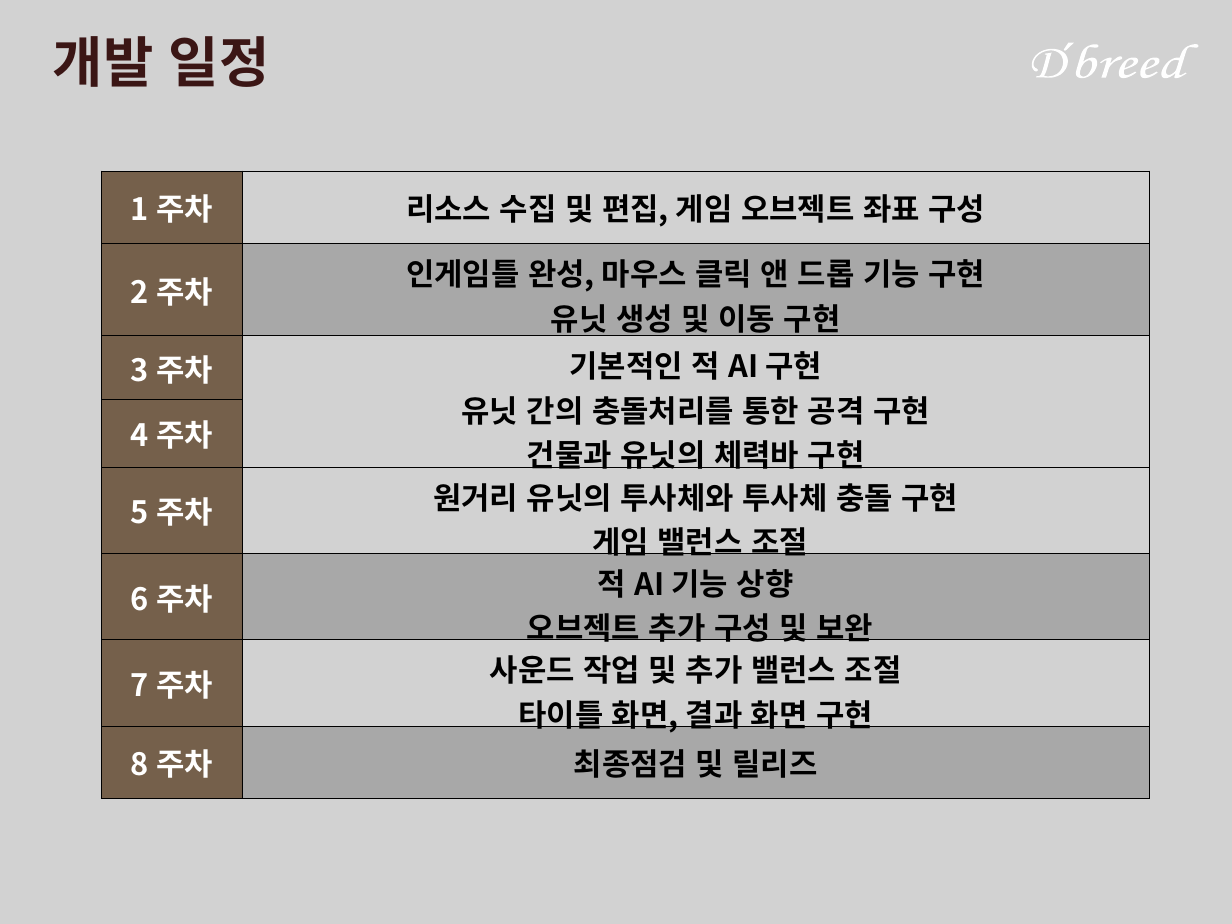
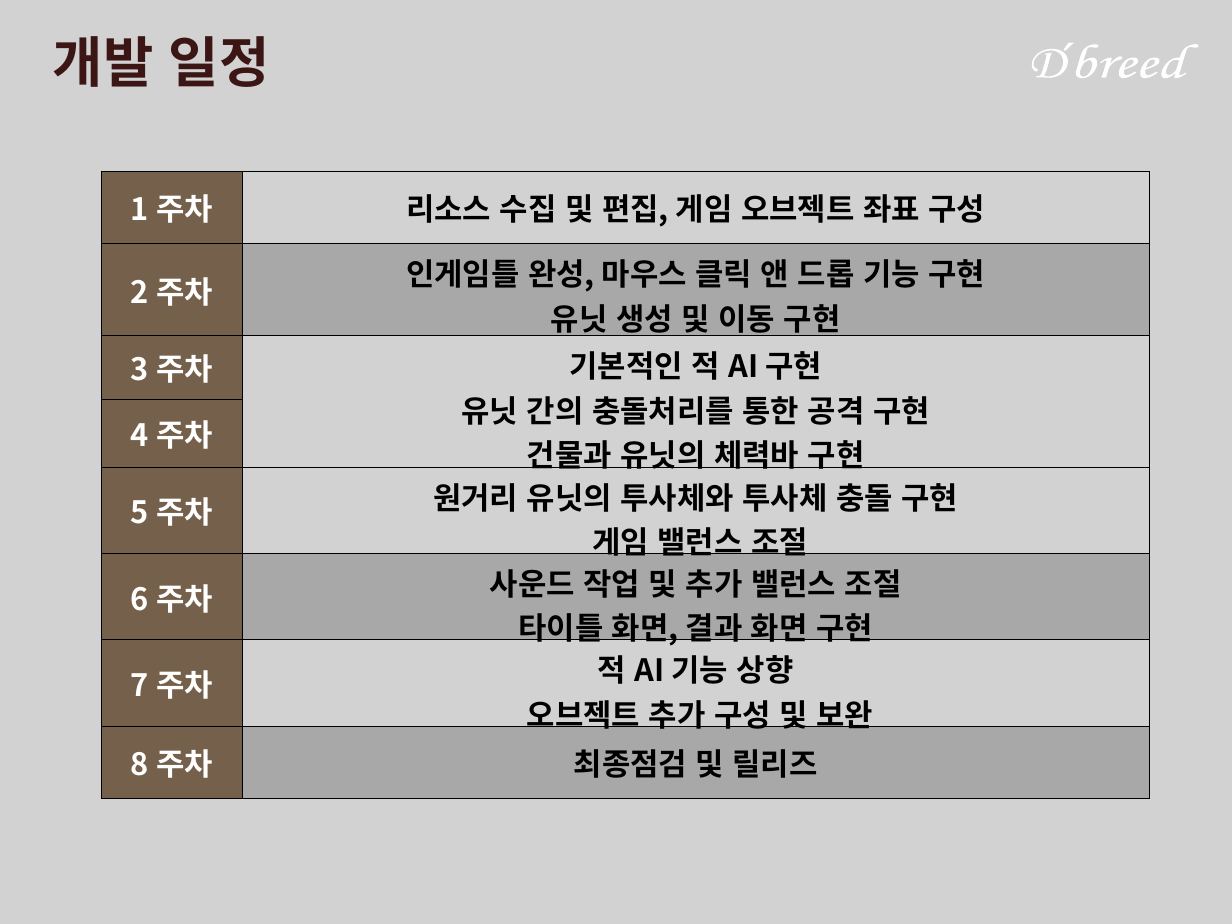
Before and after one commit to doood4/2DGAME, a slide deck: slide 6 of ppt/2016182037 1차프로젝트발표.ppt (slide 7 before the commit). Drawn at 1232x924 pixels with LibreOffice and Linux fonts; fonts in the diff are those of the drawing; background and template pictures are left out. Boxes give left, top, right and bottom in pixels: in the first picture for what was removed or moved away, otherwise in the second. Text is boxed around its words. In the diff, an @@ line names an element or a change of style, - is before the commit and + after.

```diff
--- a/ppt/2016182037 1차프로젝트발표.ppt
+++ b/ppt/2016182037 1차프로젝트발표.ppt
@@ table at (102, 171, 1151, 800) @@
-row 6, column 2: 적 AI 기능 상향 / 오브젝트 추가 구성 및 보완
+row 6, column 2: 사운드 작업 및 추가 밸런스 조절 / 타이틀 화면, 결과 화면 구현
-row 7, column 2: 사운드 작업 및 추가 밸런스 조절 / 타이틀 화면, 결과 화면 구현
+row 7, column 2: 적 AI 기능 상향 / 오브젝트 추가 구성 및 보완
```
Also in this commit, not shown: 1 slide removed.
